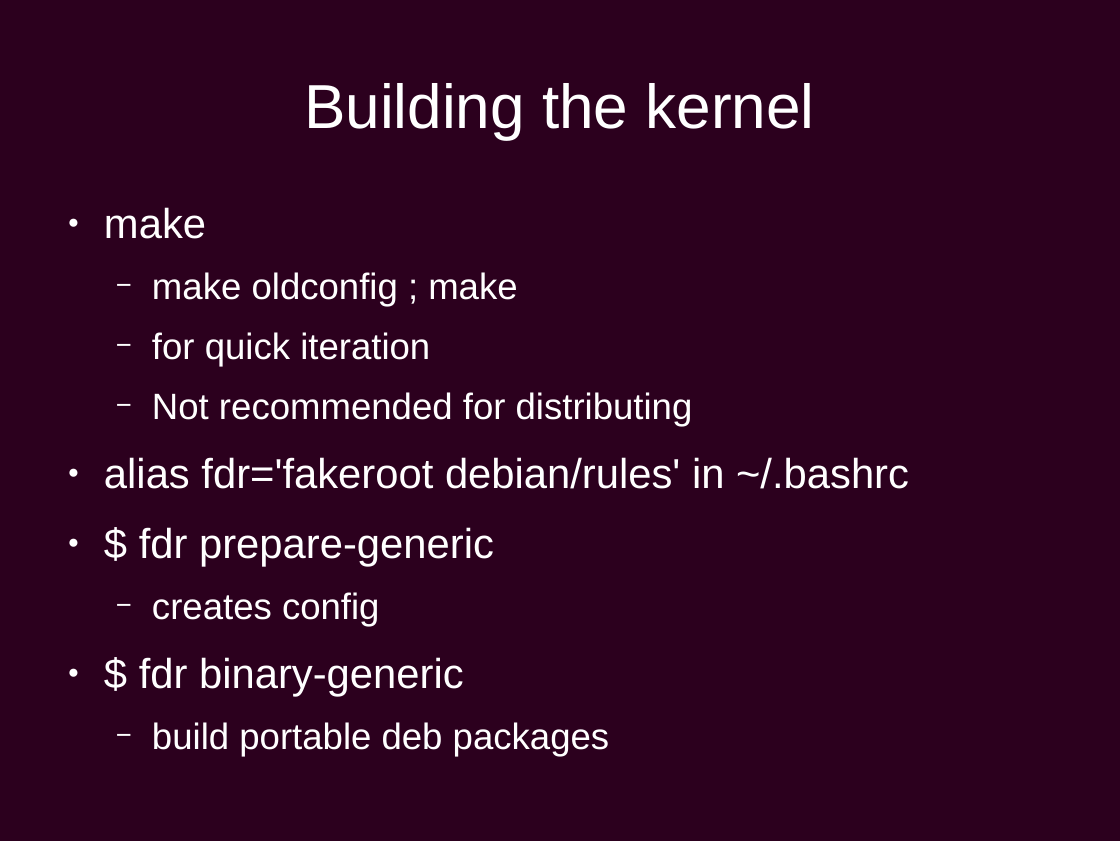
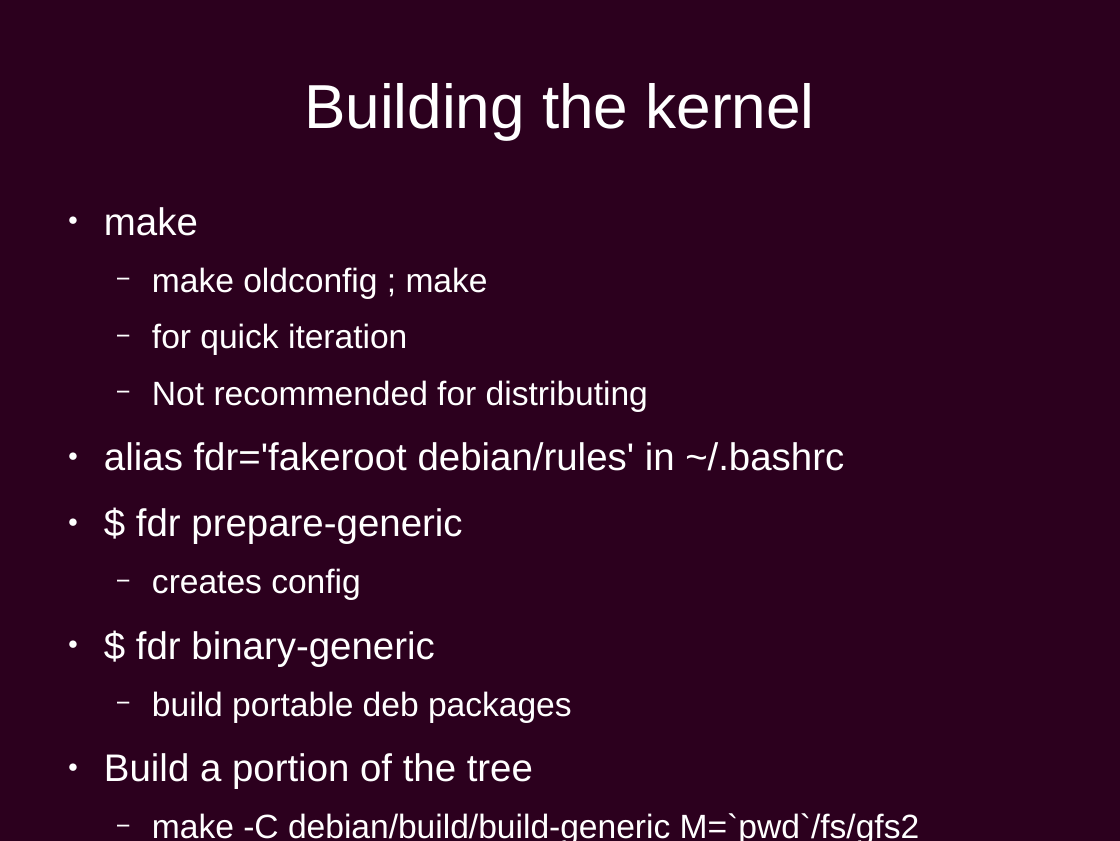
Before and after one commit to chiluk/presentations, a slide deck: slide 35 of Ubuntu Development.odp (slide 33 before the commit). Drawn at 1120x841 pixels with LibreOffice and Linux fonts; fonts in the diff are those of the drawing; background and template pictures are left out. Boxes give left, top, right and bottom in pixels: in the first picture for what was removed or moved away, otherwise in the second. Text is boxed around its words. In the diff, an @@ line names an element or a change of style, - is before the commit and + after.

```diff
--- a/Ubuntu Development.odp
+++ b/Ubuntu Development.odp
@@ text at bbox=[104, 207, 844, 723]: size 29.6 to 27.2 pt in "make", "alias fdr='fakeroot debian/rules' in ~/.bashrc", "$ fdr prepare-generic", "$ fdr binary-generic"; size 25.9 to 23.8 pt in "make oldconfig ; make", "for quick iteration", "Not recommended for distributing", "creates config" and 1 more places @@
@@ text at bbox=[104, 753, 920, 841]: paragraphs added @@
+● Build a portion of the tree
+  − make -C debian/build/build-generic M=`pwd`/fs/gfs2
```
Also in this commit, not shown: 20 other slides changed, 1 other file.
